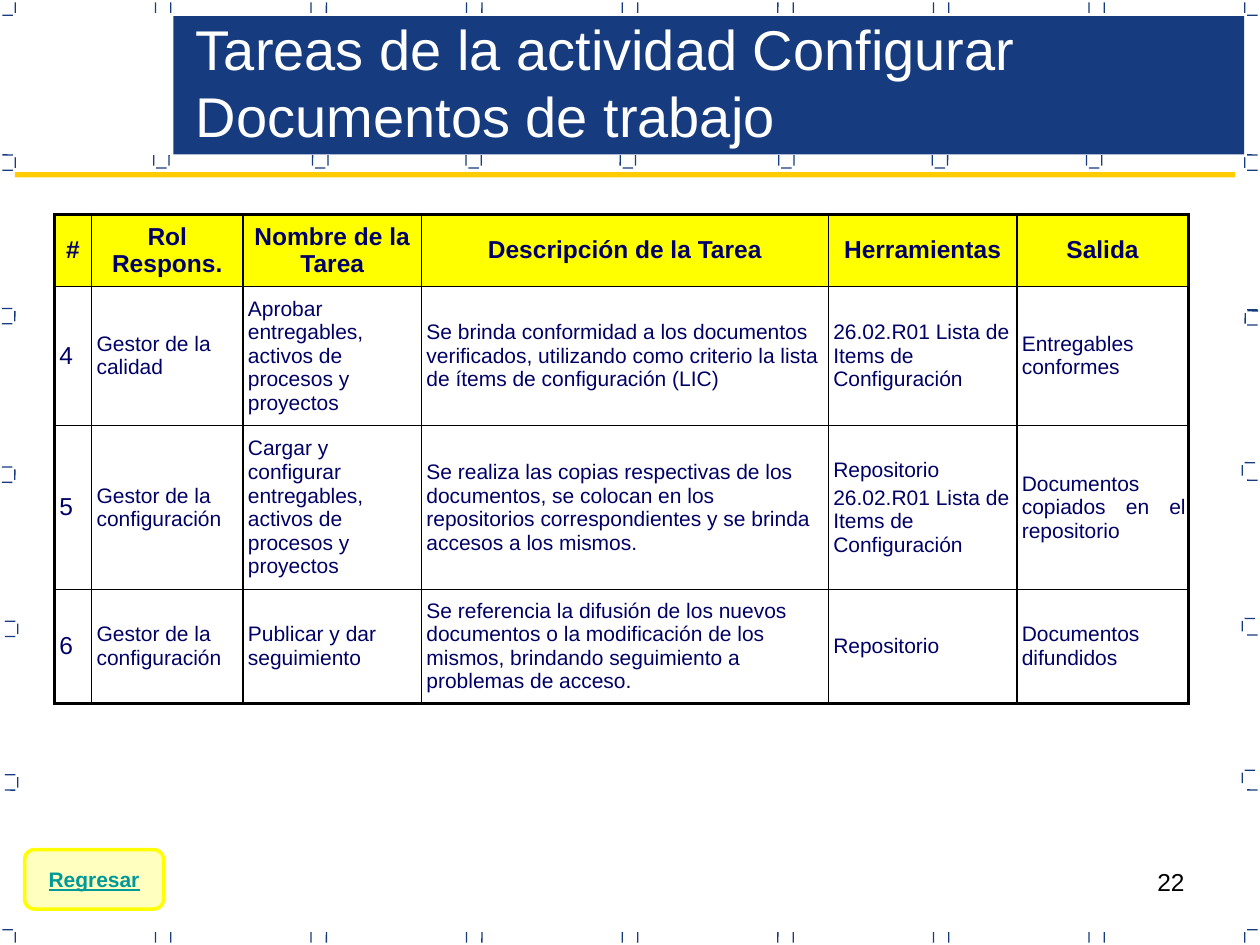
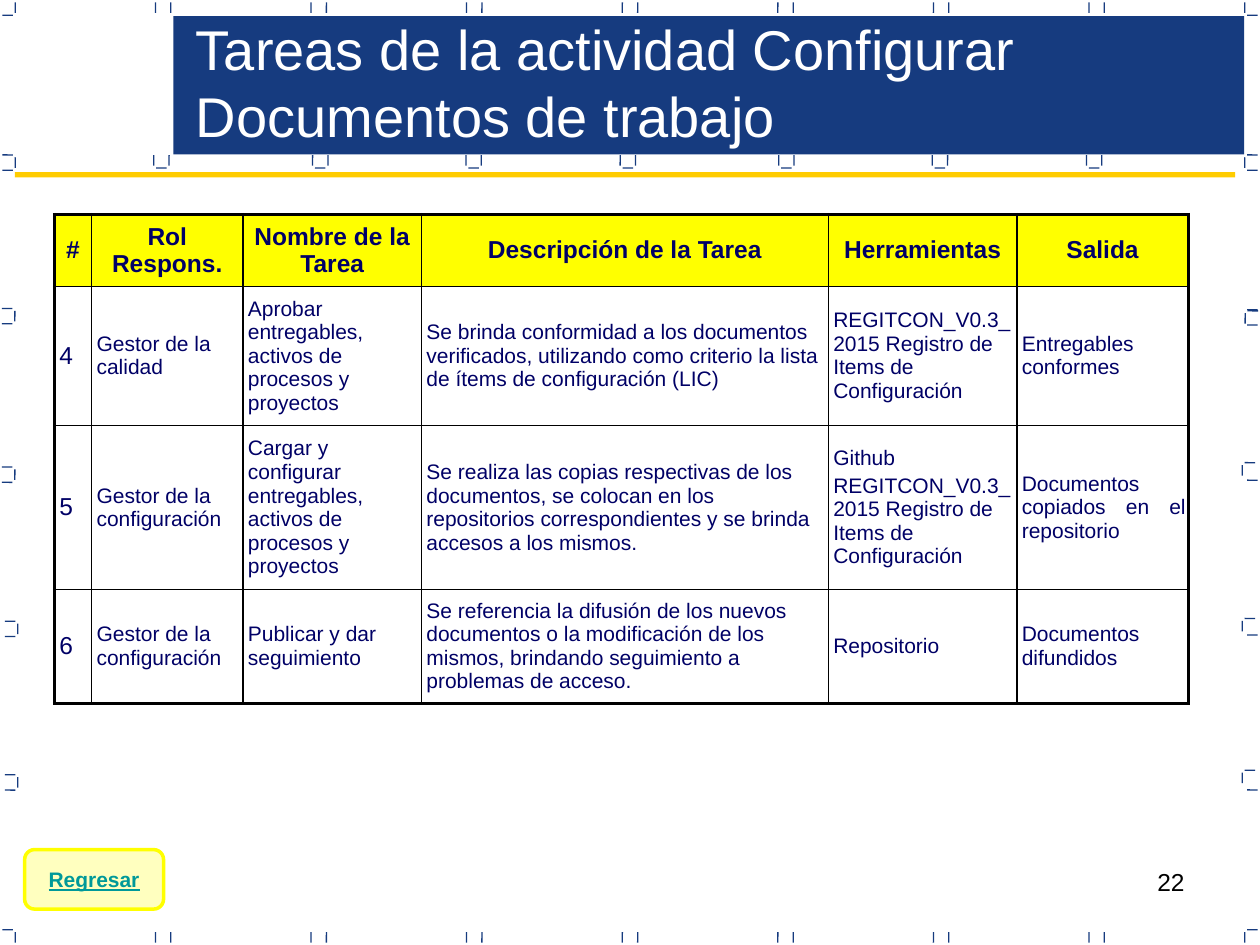
Before and after one commit to CreativeCheeseGame/BoundPhysic, a slide deck: slide 22 of Area de Proceso Gestion Configuracion/PGC_V0.3_2015 Proceso de Gestion de Configuracion.pptx. Drawn at 1260x945 pixels with LibreOffice and Linux fonts; fonts in the diff are those of the drawing. Boxes give left, top, right and bottom in pixels: in the first picture for what was removed or moved away, otherwise in the second. Text is boxed around its words. In the diff, an @@ line names an element or a change of style, - is before the commit and + after.

```diff
--- a/Area de Proceso Gestion Configuracion/PGC_V0.3_2015 Proceso de Gestion de Configuracion.pptx
+++ b/Area de Proceso Gestion Configuracion/PGC_V0.3_2015 Proceso de Gestion de Configuracion.pptx
@@ table at box(54, 214, 1189, 703) @@
-row 2, column 5: 26.02.R01 Lista de Items de Configuración
+row 2, column 5: REGITCON_V0.3_2015 Registro de Items de Configuración
-row 3, column 5: Repositorio / 26.02.R01 Lista de Items de Configuración
+row 3, column 5: Github / REGITCON_V0.3_2015 Registro de Items de Configuración
```
Also in this commit, not shown: 10 other slides changed, 1 slide removed.
